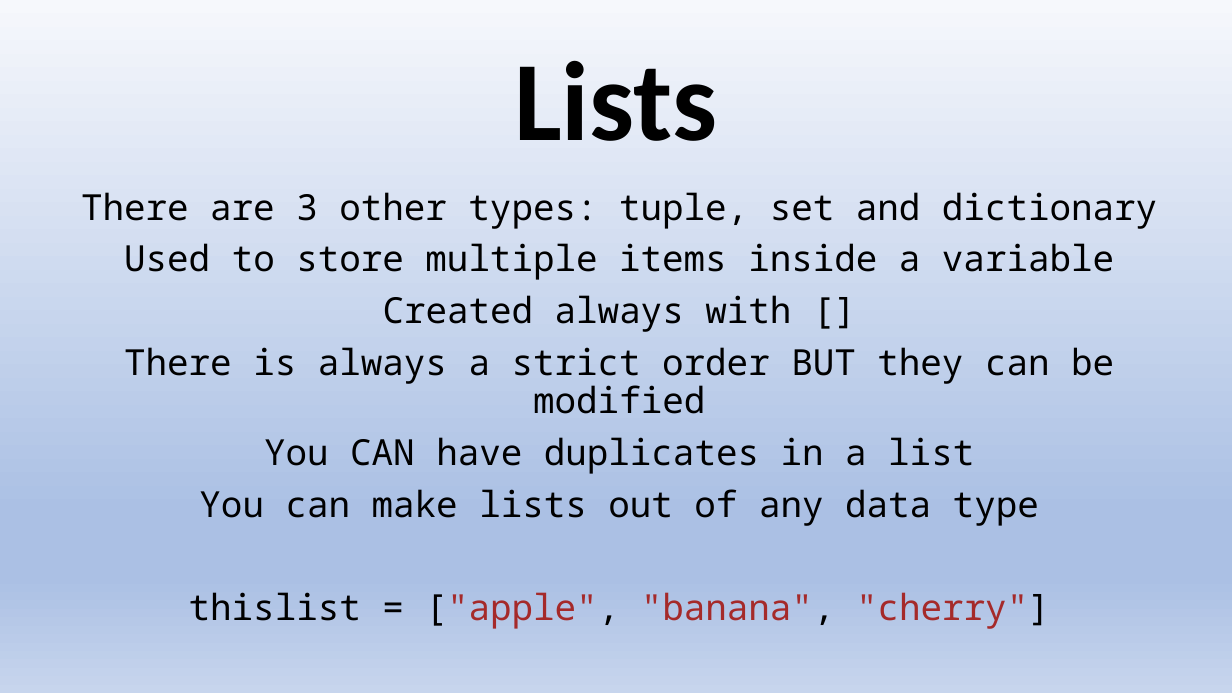
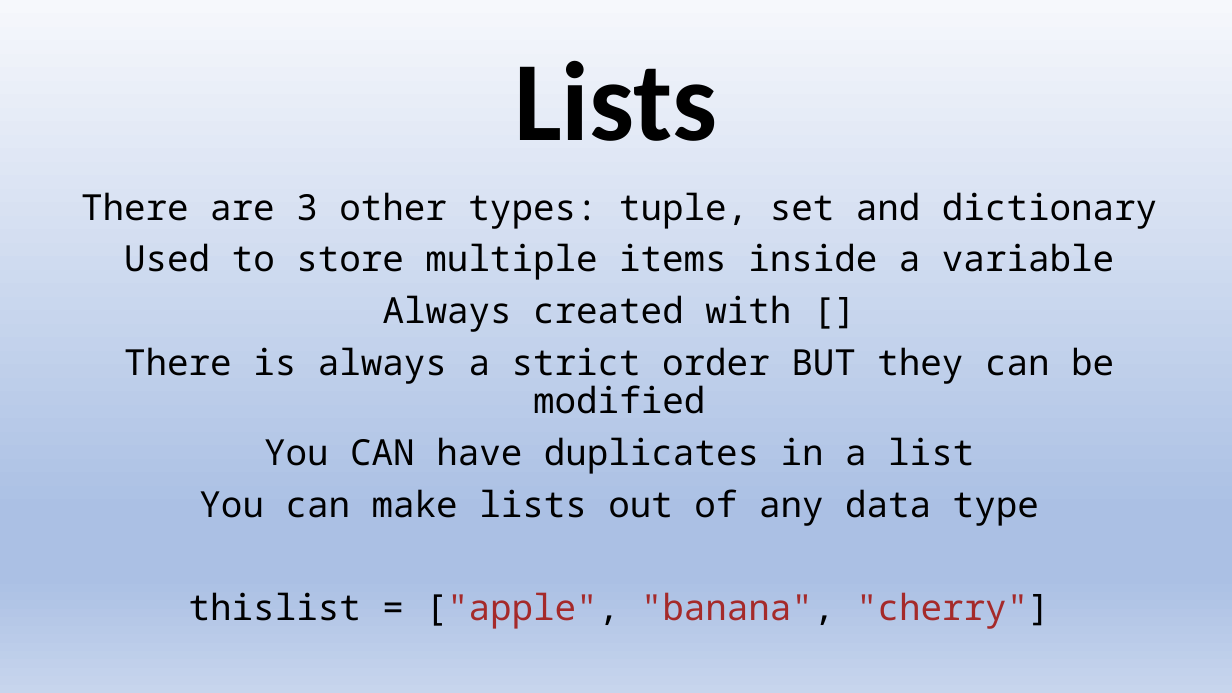
Before and after one commit to torres11991/dap-curriculum, a slide deck: slide 8 of Section05/week2day1.pptx. Drawn at 1232x693 pixels with LibreOffice and Linux fonts; fonts in the diff are those of the drawing. Boxes give left, top, right and bottom in pixels: in the first picture for what was removed or moved away, otherwise in the second. Text is boxed around its words. In the diff, an @@ line names an element or a change of style, - is before the commit and + after.

```diff
--- a/Section05/week2day1.pptx
+++ b/Section05/week2day1.pptx
@@ text at [383, 295, 791, 332]: text changed @@
-Created always with []
+Always created with []
```
Also in this commit, not shown: 2 other slides changed, 1 other file.
